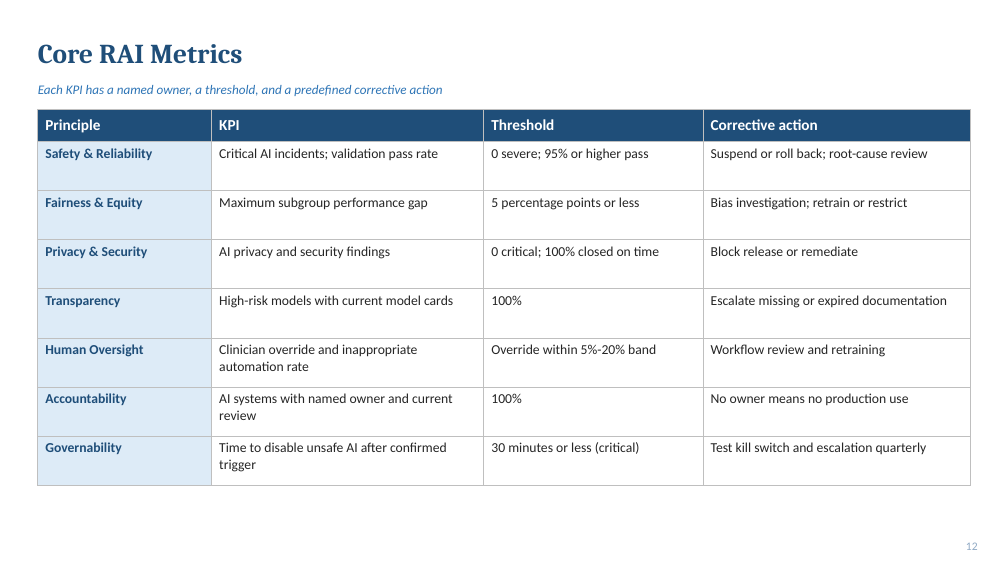
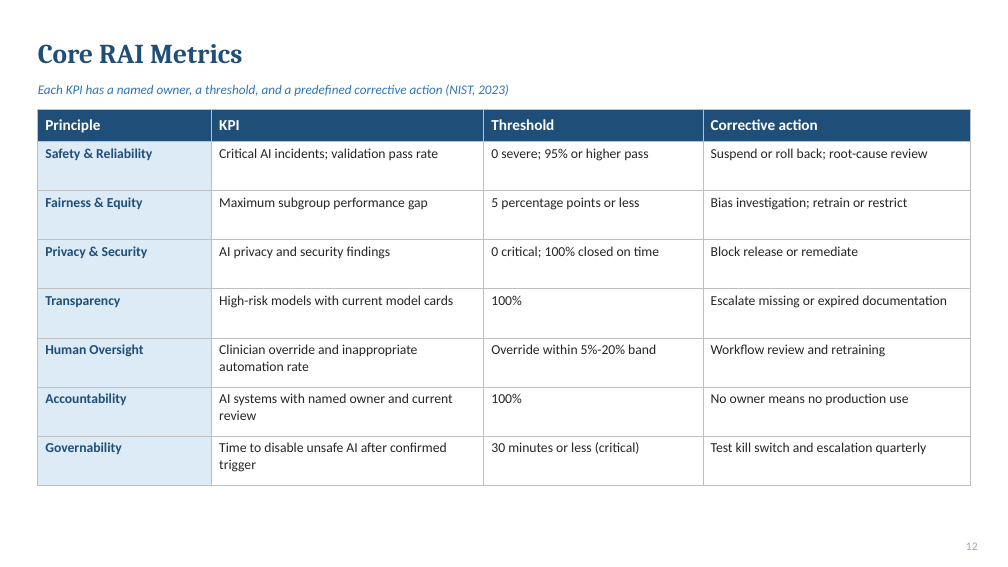
Before and after one commit to arshi-khan1203/arshi-khan1203.github.io, a slide deck: slide 12 of decks/6.5_Final_RAI_Framework.pptx. Drawn at 1008x567 pixels with LibreOffice and Linux fonts; fonts in the diff are those of the drawing. Boxes give left, top, right and bottom in pixels: in the first picture for what was removed or moved away, otherwise in the second. Text is boxed around its words. In the diff, an @@ line names an element or a change of style, - is before the commit and + after.

```diff
--- a/decks/6.5_Final_RAI_Framework.pptx
+++ b/decks/6.5_Final_RAI_Framework.pptx
@@ text at (x1=38, y1=84, x2=509, y2=96): text changed @@
-Each KPI has a named owner, a threshold, and a predefined corrective action
+Each KPI has a named owner, a threshold, and a predefined corrective action (NIST, 2023)
```
Also in this commit, not shown: 18 other slides changed, 1 other file.
